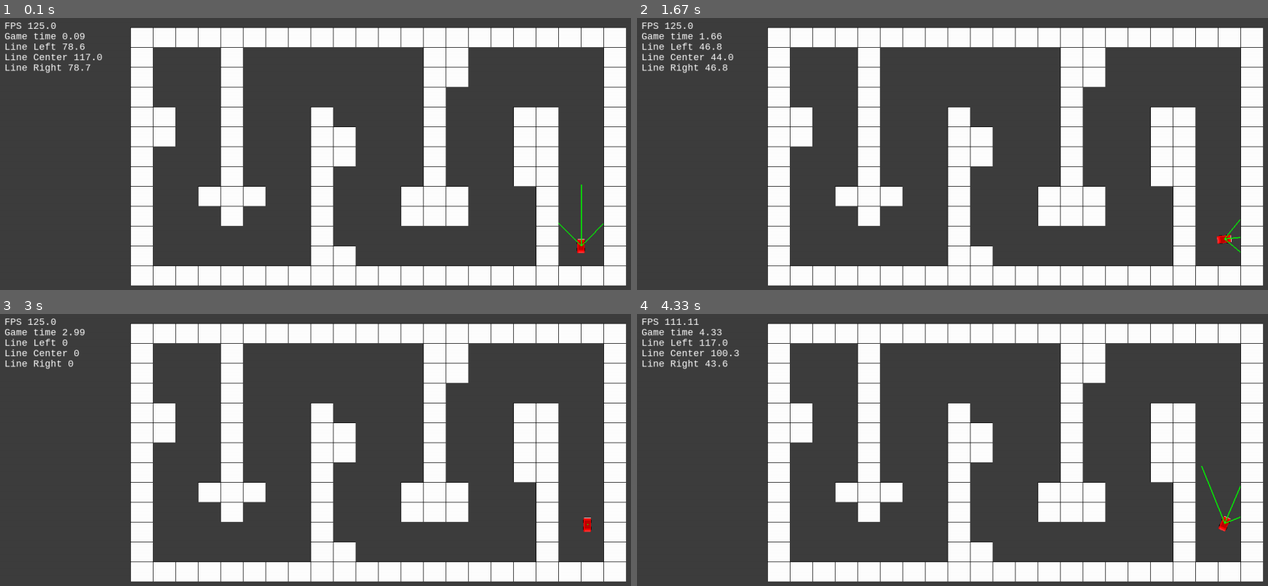
Above: before the commit, frames 1-4 (two rows, left to right).
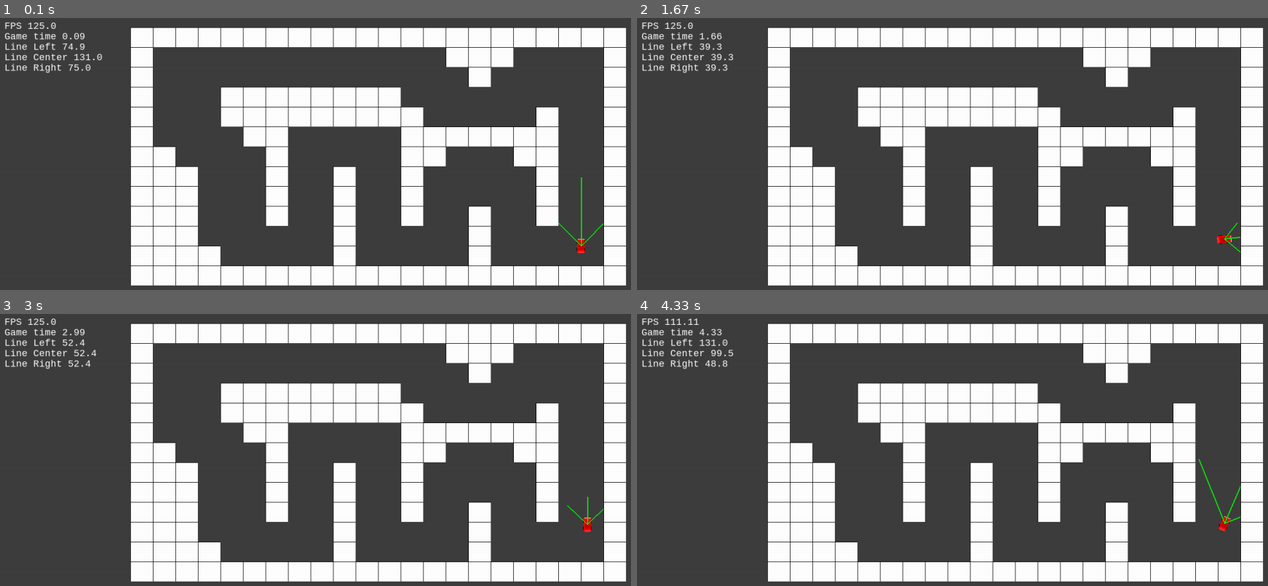
Above: after the commit, the same moments.

Repository: RodrigoTeran/Machine-Learning-with-Pygame
Game: pygame game, started from index.py
Two runs of this game, one before a commit and one after it. Both use one fixed random seed, a clock stepped at 60 frames per second and the inputs below.
Inputs:
- Up to frame 1 (0.1 s): no input
- Up to frame 2 (1.67 s): hold D 0.33-0.8 s; hold W 0.83-1.13 s; hold D 1.17-1.63 s
- Up to frame 3 (3 s): hold A 1.67-2.2 s; hold A 2.23-2.63 s; hold W from 2.67 s (still down)
- Up to frame 4 (4.33 s): release W at 3.03 s; hold D 3.07-3.7 s; hold A 3.73-4.2 s; hold D from 4.23 s (still down)

The runs differ from the first frame. In frame 1, 21% of the frame differs, in the area x 10-95%, y 9-92%; in frame 2, 21%; in frame 3, 21%, in the area x 9-96%, y 9-92%; in frame 4, 21%.

Commit message:
Edited the map shape

Diff:
--- a/map.py
+++ b/map.py
@@ -7,17 +7,17 @@
 
 hexagonsPositions = [
     [1, 1, 1, 1, 1, 1, 1, 1, 1, 1, 1, 1, 1, 1, 1, 1, 1, 1, 1, 1, 1, 1],
-    [1, 0, 0, 0, 1, 0, 0, 0, 0, 0, 0, 0, 0, 1, 1, 0, 0, 0, 0, 0, 0, 1],
-    [1, 0, 0, 0, 1, 0, 0, 0, 0, 0, 0, 0, 0, 1, 1, 0, 0, 0, 0, 0, 0, 1],
-    [1, 0, 0, 0, 1, 0, 0, 0, 0, 0, 0, 0, 0, 1, 0, 0, 0, 0, 0, 0, 0, 1],
-    [1, 1, 0, 0, 1, 0, 0, 0, 1, 0, 0, 0, 0, 1, 0, 0, 0, 1, 1, 0, 0, 1],
-    [1, 1, 0, 0, 1, 0, 0, 0, 1, 1, 0, 0, 0, 1, 0, 0, 0, 1, 1, 0, 0, 1],
-    [1, 0, 0, 0, 1, 0, 0, 0, 1, 1, 0, 0, 0, 1, 0, 0, 0, 1, 1, 0, 0, 1],
-    [1, 0, 0, 0, 1, 0, 0, 0, 1, 0, 0, 0, 0, 1, 0, 0, 0, 1, 1, 0, 0, 1],
-    [1, 0, 0, 1, 1, 1, 0, 0, 1, 0, 0, 0, 1, 1, 1, 0, 0, 0, 1, 0, 0, 1],
-    [1, 0, 0, 0, 1, 0, 0, 0, 1, 0, 0, 0, 1, 1, 1, 0, 0, 0, 1, 0, 0, 1],
-    [1, 0, 0, 0, 0, 0, 0, 0, 1, 0, 0, 0, 0, 0, 0, 0, 0, 0, 1, 0, 0, 1],
-    [1, 0, 0, 0, 0, 0, 0, 0, 1, 1, 0, 0, 0, 0, 0, 0, 0, 0, 1, 0, 0, 1],
+    [1, 0, 0, 0, 0, 0, 0, 0, 0, 0, 0, 0, 0, 0, 1, 1, 1, 0, 0, 0, 0, 1],
+    [1, 0, 0, 0, 0, 0, 0, 0, 0, 0, 0, 0, 0, 0, 0, 1, 0, 0, 0, 0, 0, 1],
+    [1, 0, 0, 0, 1, 1, 1, 1, 1, 1, 1, 1, 0, 0, 0, 0, 0, 0, 0, 0, 0, 1],
+    [1, 0, 0, 0, 1, 1, 1, 1, 1, 1, 1, 1, 1, 0, 0, 0, 0, 0, 1, 0, 0, 1],
+    [1, 0, 0, 0, 0, 1, 1, 0, 0, 0, 0, 0, 1, 1, 1, 1, 1, 1, 1, 0, 0, 1],
+    [1, 1, 0, 0, 0, 0, 1, 0, 0, 0, 0, 0, 1, 1, 0, 0, 0, 1, 1, 0, 0, 1],
+    [1, 1, 1, 0, 0, 0, 1, 0, 0, 1, 0, 0, 1, 0, 0, 0, 0, 0, 1, 0, 0, 1],
+    [1, 1, 1, 0, 0, 0, 1, 0, 0, 1, 0, 0, 1, 0, 0, 0, 0, 0, 1, 0, 0, 1],
+    [1, 1, 1, 0, 0, 0, 1, 0, 0, 1, 0, 0, 1, 0, 0, 1, 0, 0, 1, 0, 0, 1],
+    [1, 1, 1, 0, 0, 0, 0, 0, 0, 1, 0, 0, 0, 0, 0, 1, 0, 0, 0, 0, 0, 1],
+    [1, 1, 1, 1, 0, 0, 0, 0, 0, 1, 0, 0, 0, 0, 0, 1, 0, 0, 0, 0, 0, 1],
     [1, 1, 1, 1, 1, 1, 1, 1, 1, 1, 1, 1, 1, 1, 1, 1, 1, 1, 1, 1, 1, 1]
 ]
 
